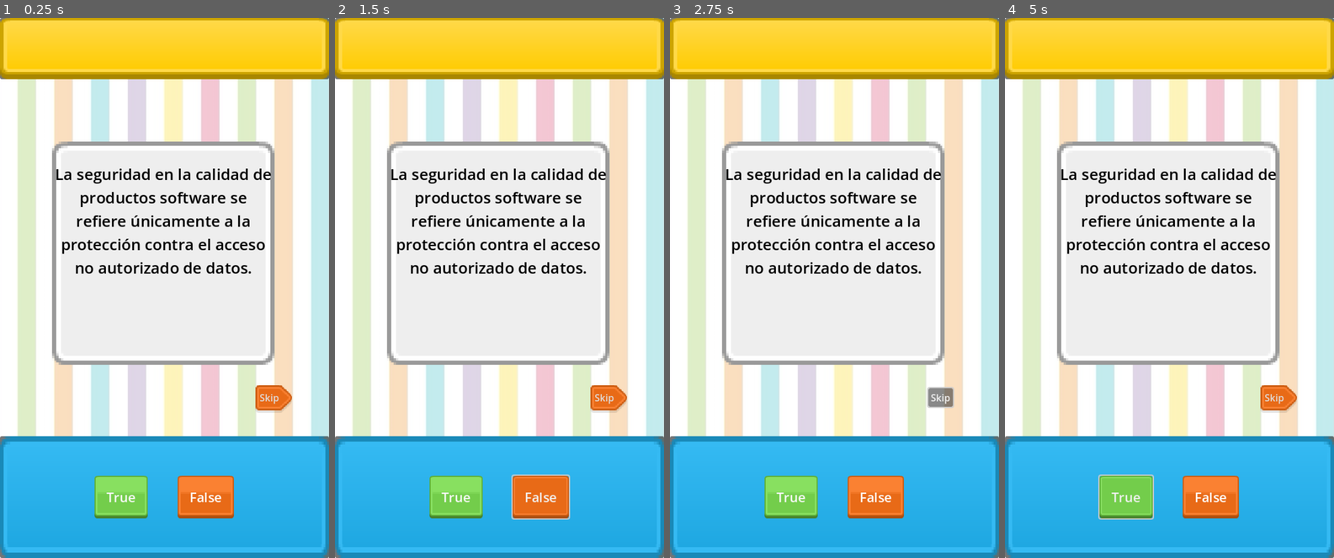
Above: before the commit, frames 1-4 (left to right).
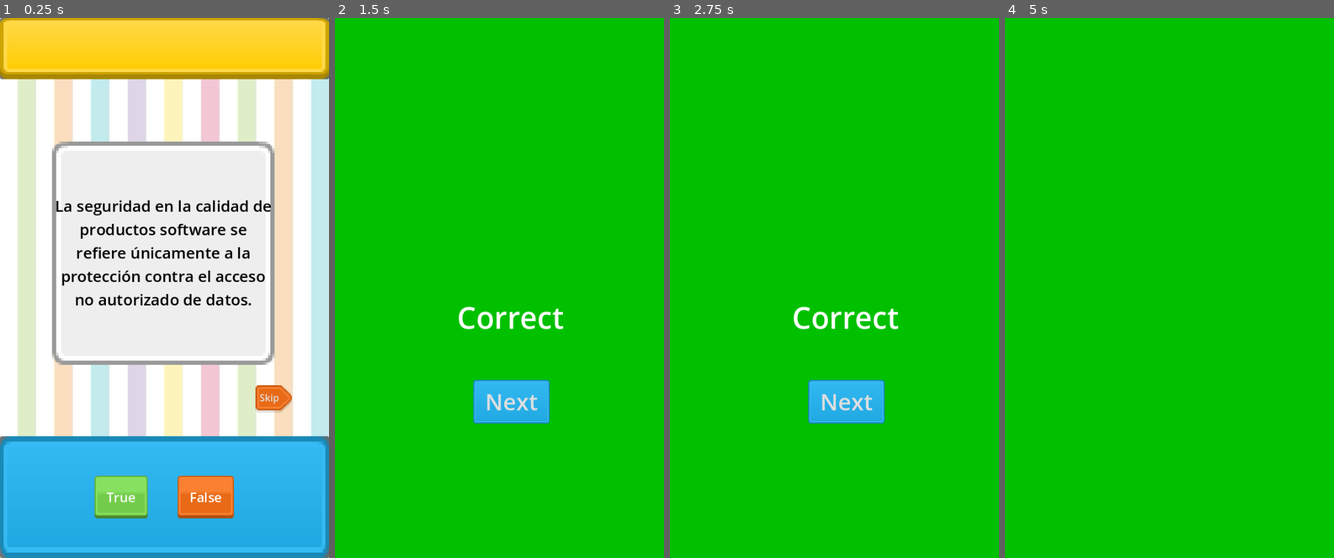
Above: after the commit, the same moments.

Repository: gus0117/godot-true-or-false-game
Game: Godot game, scene res://Scenes/ui_true_or_false.tscn
Same seed, same stepped clock (60 frames per second), same inputs: the game is played once before the commit and once after it.
Inputs (mouse positions are in pixels of both pictures, inside the frame that each line leads up to):
- Up to frame 1 (0.25 s): no input
- Up to frame 2 (1.5 s): click "True" at 0.5 s; click "False" at 1.25 s
- Up to frame 3 (2.75 s): click "Skip" at 2 s
- Up to frame 4 (5 s): click "Skip" at 2.75 s; click (1182, 401) at 3.5 s, where only the run after the commit has a clickable "Next"; click "True" at 4.25 s

The runs differ from the first frame. In frame 1, 5.4% of the frame differs, in the area x 17-83%, y 27-54%; in frame 2, 100%; in frame 3, 100%; in frame 4, 100%, in the area x 0-100%, y 0-100%.

Commit message:
Connect Popup to managers

Diff:
--- a/Scenes/popup_componet.tscn
+++ b/Scenes/popup_componet.tscn
@@ -177,6 +177,7 @@
 anchor_bottom = 1.0
 grow_horizontal = 2
 grow_vertical = 2
+mouse_filter = 2
 
 [node name="Label" type="Label" parent="."]
 visible = false
--- a/Scenes/question_component.tscn
+++ b/Scenes/question_component.tscn
@@ -32,13 +32,13 @@
 layout_mode = 1
 anchors_preset = -1
 anchor_right = 1.0
-anchor_bottom = 0.712
-offset_bottom = -0.240021
+anchor_bottom = 0.997
+offset_bottom = 0.115997
 grow_horizontal = 2
 grow_vertical = 2
 theme_override_colors/font_color = Color(0, 0, 0, 1)
 theme_override_font_sizes/font_size = 26
-text = "Here is going a question."
+text = "Here is going a question. Here is going a question.Here is going a question.Here is going a question.Here is going a question.Here is going a question.Here is going a question."
 horizontal_alignment = 1
 vertical_alignment = 1
 autowrap_mode = 2
--- a/Scenes/ui_true_or_false.tscn
+++ b/Scenes/ui_true_or_false.tscn
@@ -207,13 +207,13 @@
 theme_override_styles/pressed = SubResource("StyleBoxTexture_c6kal")
 text = "False"
 
-[node name="PopupComponet" parent="." instance=ExtResource("14_uu3ts")]
-visible = false
+[node name="PopupComponet" parent="." groups=["PopupComponent"] instance=ExtResource("14_uu3ts")]
 layout_mode = 1
 offset_left = -623.0
 offset_top = -396.0
 offset_right = 661.0
 offset_bottom = 493.0
+mouse_filter = 2
 
 [node name="QuestionManager" parent="." groups=["QuestionManager"] instance=ExtResource("15_hqjey")]
 
@@ -221,4 +221,5 @@
 
 [connection signal="pressed" from="AnswerComponent/ButtonsContainer/TrueBtn" to="AnswerComponent" method="_on_true_btn_pressed"]
 [connection signal="pressed" from="AnswerComponent/ButtonsContainer/FalseBtn" to="AnswerComponent" method="_on_false_btn_pressed"]
+[connection signal="on_next" from="PopupComponet" to="QuestionManager" method="_on_popup_componet_on_next"]
 [connection signal="on_update_question" from="QuestionManager" to="QuestionComponent" method="_on_question_manager_on_update_question"]
--- a/Scripts/Managers/GameManager.gd
+++ b/Scripts/Managers/GameManager.gd
@@ -1,6 +1,7 @@
 extends Node
 class_name GameManager
 
+# Settings
 var points: int = 0
 var amountQuestion: int = 0
 var questionCount: int = 1
@@ -13,6 +14,7 @@
 	qm.on_update_index.connect(AddQuestionCount)
 
 func SetPoints(value: int) -> void:
+	print("added points")
 	points += value
 	on_points_updated.emit(points)
 
--- a/Scripts/Managers/QuestionManager.gd
+++ b/Scripts/Managers/QuestionManager.gd
@@ -25,9 +25,11 @@
 
 #Register the player answer
 func savePlayerAnswer(ans: Question.Answer) -> void:
+	print("Answer recived")
 	var i = questionList.find(currentQuestion) #find index from array
 	if i >= 0:
 		questionList[i].playerAnswer = ans
+		print("Set points")
 		gameManager.SetPoints(checkPlayerAnswer(ans))
 	#Pass question anyway
 	#getNextQuestion()
@@ -41,7 +43,7 @@
 	return Question.Answer.TRUE if ans == true else Question.Answer.FALSE
 
 func getNextQuestion() -> Question:
-	var currentQuestion = Question.new()
+	currentQuestion = Question.new()
 	currentQuestion = questionList[index]
 	index += 1
 	on_update_question.emit(currentQuestion.question)
@@ -53,3 +55,6 @@
 
 func isGameFinish() -> bool:
 	return index >= questionList.size()
+
+func _on_popup_componet_on_next():
+	getNextQuestion()
--- a/Scripts/answer_component.gd
+++ b/Scripts/answer_component.gd
@@ -9,6 +9,7 @@
 
 func SendAnswer(value: bool) -> void:
 	var ans : Question.Answer = Question.Answer.TRUE if value else Question.Answer.FALSE
+	print("Send answer")
 	questionManager.savePlayerAnswer(ans)
 
 func _on_true_btn_pressed():
--- a/Scripts/popup_componet.gd
+++ b/Scripts/popup_componet.gd
@@ -1,9 +1,12 @@
 extends Control
+
+class_name PopupComponent
 
 # References
 @onready var label = $Label
 @onready var bg_color = $BgColor
 @onready var animation_player = $AnimationPlayer
+var gameManager : GameManager
 
 # Color Settings
 @export var failColor : Color
@@ -17,8 +20,16 @@
 signal on_next # Signal to pass to next question
 
 func _ready():
-	#ShowIncorrectMsg()
+	if get_tree().has_group("GameManager"):
+		gameManager = get_tree().get_first_node_in_group("GameManager")
+		gameManager.on_points_updated.connect(checkPoints)
 	pass
+
+func checkPoints(value: int) -> void:
+	if value < 0:
+		ShowIncorrectMsg()
+	else:
+		ShowCorrectMsg()
 
 func ShowCorrectMsg() -> void:
 	bg_color.material.set_shader_parameter("color", successColor)
